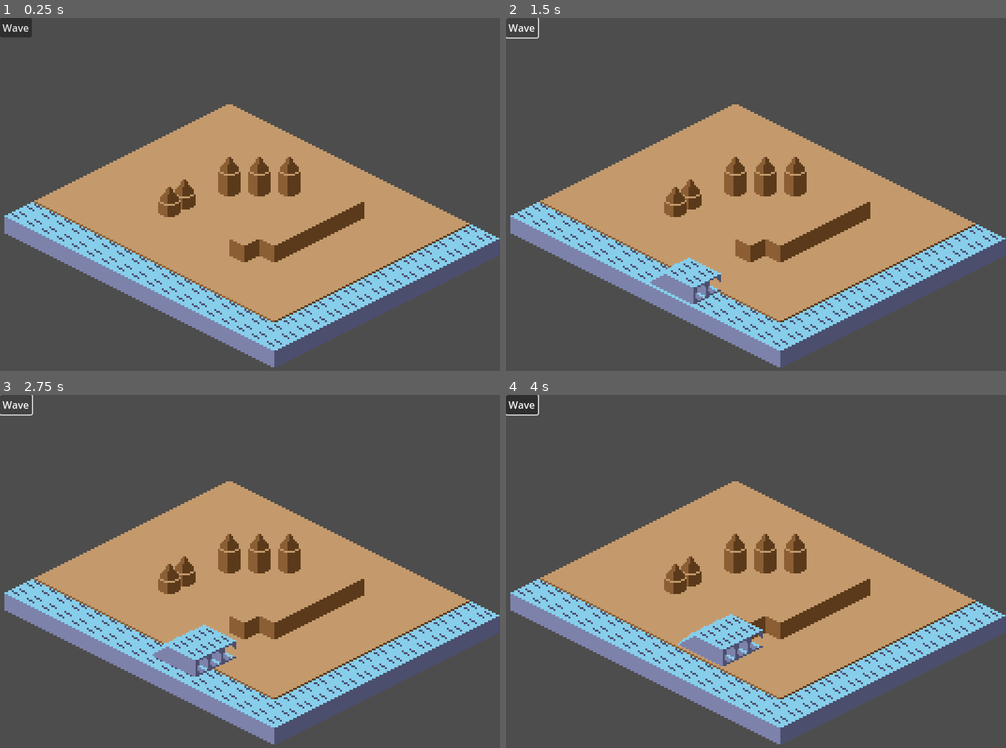
Above: before the commit, frames 1-4 (two rows, left to right).
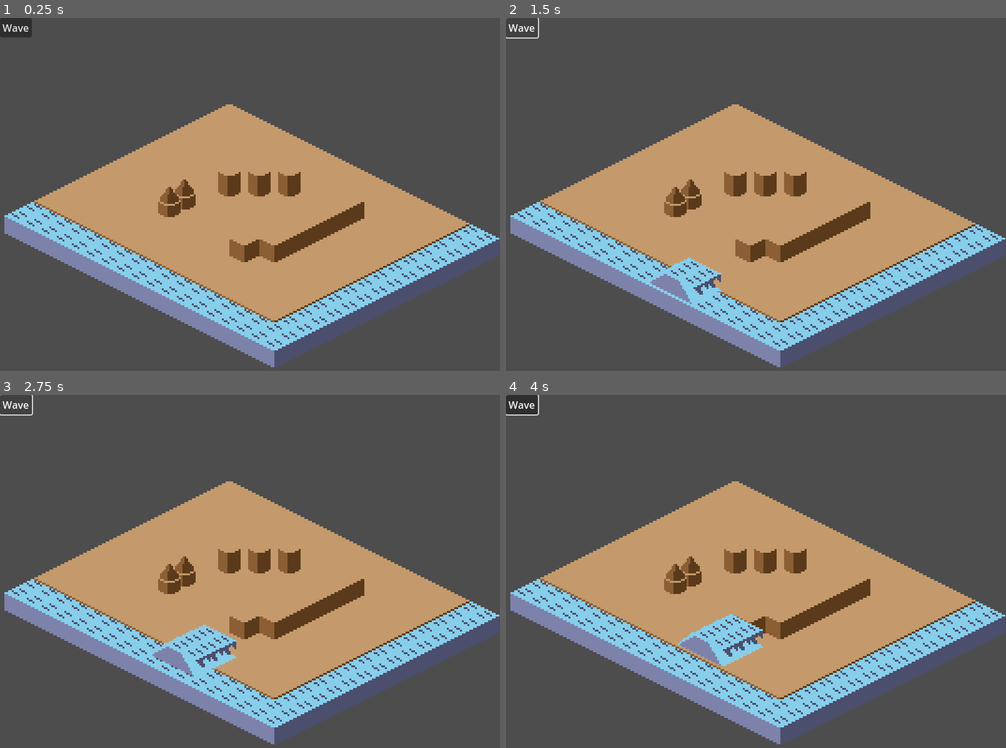
Above: after the commit, the same moments.

Repository: macmist/game-off-2025-waves
Game: Godot game, scene res://scene.tscn
The game is run twice, just before and just after one commit, with the same random seed, the same clock (stepped at 60 frames per second) and the same inputs.
Inputs (mouse positions are in pixels of both pictures, inside the frame that each line leads up to):
- Up to frame 1 (0.25 s): no input
- Up to frame 2 (1.5 s): click "Wave" at 0.5 s; click "Wave" at 1.25 s
- Up to frame 3 (2.75 s): click "Wave" at 2 s
- Up to frame 4 (4 s): move the mouse to (866, 564) at 2.77 s; move the mouse to (656, 603) at 3.52 s

The runs differ from the first frame. In frame 1, 0.4% of the frame differs, in the area x 44-60%, y 39-45%; in frame 2, 0.6%; in frame 3, 0.7%, in the area x 36-60%, y 39-80%; in frame 4, 0.7%.

Commit message:
feat: testing exports

Diff:
--- a/project.godot
+++ b/project.godot
@@ -19,6 +19,7 @@
 
 window/size/viewport_width=800
 window/size/viewport_height=600
+window/size/resizable=false
 
 [rendering]
 
--- a/scene.tscn
+++ b/scene.tscn
@@ -26,9 +26,16 @@
 tile_set = ExtResource("1_yo7j3")
 
 [node name="TileMapLayer4" type="TileMapLayer" parent="."]
+visible = false
 y_sort_enabled = true
 texture_filter = 1
 tile_map_data = PackedByteArray("AAAdAG4AAAADAAAAAAAeAG4AAAADAAAAAAAfAG4AAAADAAAAAAA=")
+tile_set = ExtResource("1_yo7j3")
+
+[node name="TileMapLayer5" type="TileMapLayer" parent="."]
+y_sort_enabled = true
+texture_filter = 1
+position = Vector2(1, 0)
 tile_set = ExtResource("1_yo7j3")
 
 [node name="Camera2D" type="Camera2D" parent="."]
Not shown, added: export_presets.cfg
Binary file changed: isometrictiles.png
Not shown, added: .DS_Store
Not shown, changed: .gitignore
